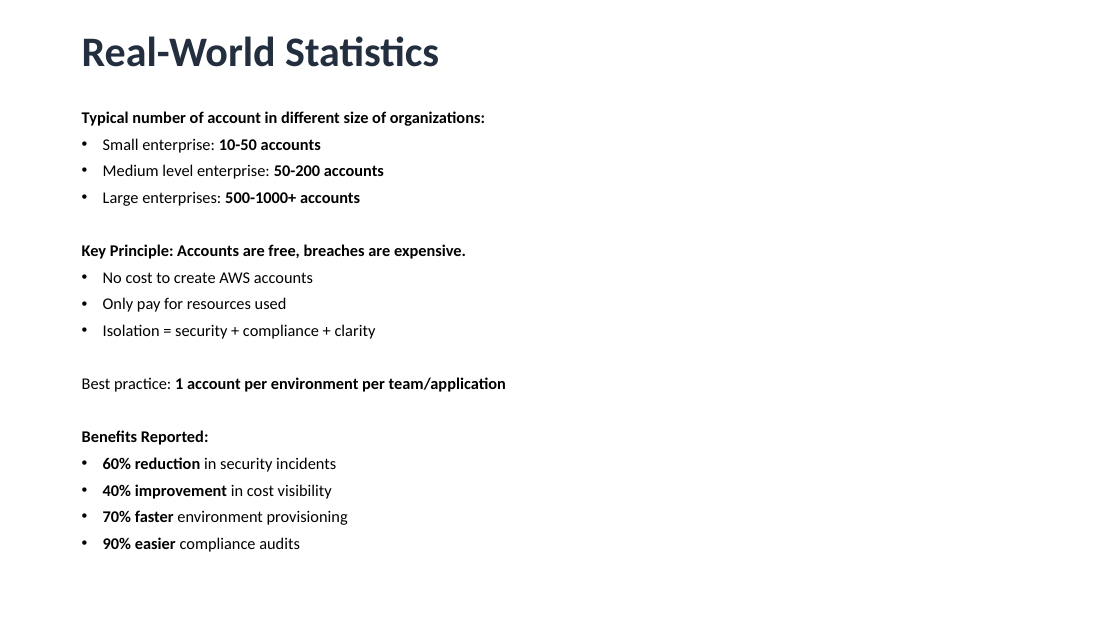
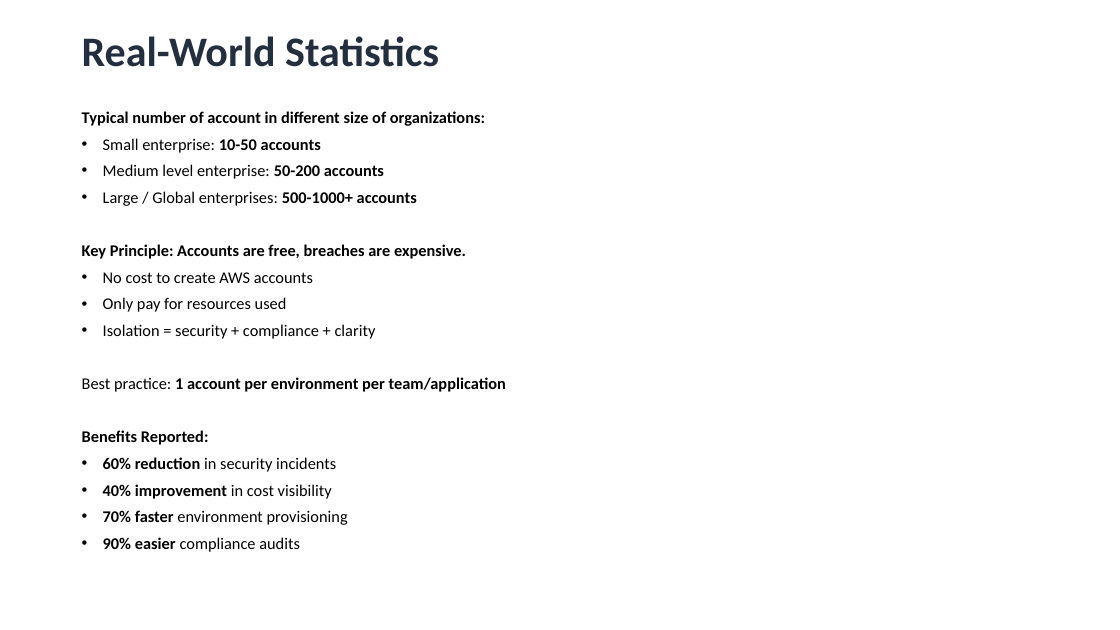
Before and after one commit to Adish786/PPMCAD13, a slide deck: slide 4 of AWS/Multi_Account_Governance&AWS_Control_Tower.pptx. Drawn at 1120x630 pixels with LibreOffice and Linux fonts; fonts in the diff are those of the drawing. Boxes give left, top, right and bottom in pixels: in the first picture for what was removed or moved away, otherwise in the second. Text is boxed around its words. In the diff, an @@ line names an element or a change of style, - is before the commit and + after.

```diff
--- a/AWS/Multi_Account_Governance&AWS_Control_Tower.pptx
+++ b/AWS/Multi_Account_Governance&AWS_Control_Tower.pptx
@@ text at (103,191,417,206): text changed @@
-• Large enterprises: 500-1000+ accounts
+• Large / Global enterprises: 500-1000+ accounts
```
Also in this commit, not shown: 9 other slides changed, 13 slides added, 1 other file.
